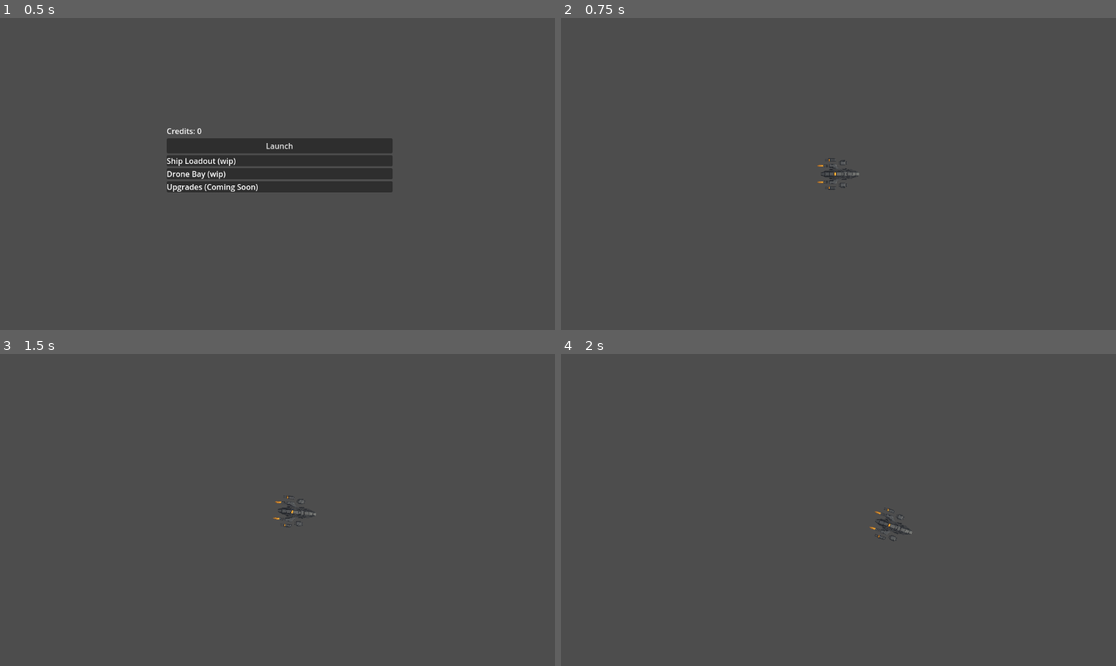
Above: before the commit, frames 1-4 (two rows, left to right).
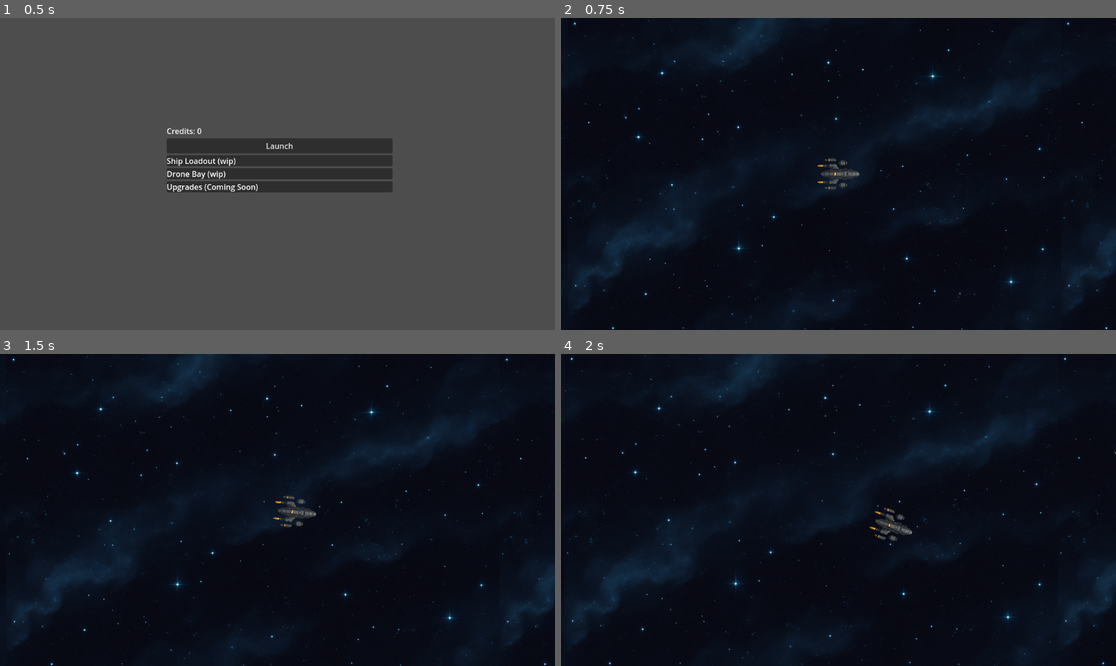
Above: after the commit, the same moments.

Repository: samjhill/echo-sector
Game: Godot game, scene res://hangar.tscn
Two runs of this game, one before a commit and one after it. Both use one fixed random seed, a clock stepped at 60 frames per second and the inputs below.
Inputs (mouse positions are in pixels of both pictures, inside the frame that each line leads up to):
- Up to frame 1 (0.5 s): no input
- Up to frame 2 (0.75 s): click "Launch" at 0.5 s
- Up to frame 3 (1.5 s): tap Enter at 1.25 s; move the mouse to (399, 494) at 1.27 s; hold Right (ui_right) from 1.28 s (still down); click (399, 494) at 1.42 s
- Up to frame 4 (2 s): keep holding Right (ui_right)

Frame 1 is identical in both runs. In frame 2, 100% of the frame differs, in the area x 0-100%, y 0-100%; in frame 3, 100%; in frame 4, 100%.

Commit message:
add background image

Diff:
--- a/enemy.gd
+++ b/enemy.gd
@@ -18,7 +18,7 @@
 	$LockRing.visible = is_locked
 
 func _physics_process(delta):
-	var player = get_tree().get_first_node_in_group("player")
+	var player = get_tree().get_first_node_in_group("players")
 	if player and is_instance_valid(player):
 		var direction = (player.global_position - global_position).normalized()
 		velocity = direction * speed
--- a/node_2d.tscn
+++ b/node_2d.tscn
@@ -6,6 +6,8 @@
 [ext_resource type="PackedScene" uid="uid://bp8drxdbtk7th" path="res://projectile.tscn" id="4_0hol4"]
 [ext_resource type="Script" uid="uid://becr0xadxiu00" path="res://abyss_manager.gd" id="5_q6r6c"]
 [ext_resource type="PackedScene" uid="uid://3cskooh7553h" path="res://exitGate.tscn" id="6_kdubu"]
+[ext_resource type="Texture2D" uid="uid://d1jbu5nbuijs1" path="res://starmap.png" id="7_d21ai"]
+[ext_resource type="Texture2D" uid="uid://b5yswutk2ywoo" path="res://starfield.png" id="8_rj586"]
 
 [node name="Game" type="Node2D"]
 script = ExtResource("1_epypp")
@@ -22,3 +24,24 @@
 [node name="AbyssManager" type="Node" parent="."]
 script = ExtResource("5_q6r6c")
 exit_gate_scene = ExtResource("6_kdubu")
+
+[node name="ParallaxBackground" type="ParallaxBackground" parent="."]
+
+[node name="ParallaxLayer" type="ParallaxLayer" parent="ParallaxBackground"]
+motion_scale = Vector2(0.3, 0.3)
+
+[node name="Sprite2D" type="Sprite2D" parent="ParallaxBackground/ParallaxLayer"]
+visible = false
+texture_repeat = 2
+position = Vector2(3857, 2473)
+rotation = 1.5708
+scale = Vector2(7.52271, 7.52271)
+texture = ExtResource("7_d21ai")
+
+[node name="TextureRect" type="TextureRect" parent="ParallaxBackground/ParallaxLayer"]
+offset_left = -1183.0
+offset_top = -1440.0
+offset_right = 5856.0
+offset_bottom = 5599.0
+texture = ExtResource("8_rj586")
+stretch_mode = 1
Not shown: 1 places in node_2d.tscn that only renumber resources
Binary file added: starfield.png
Not shown, added: starfield.png.import
Binary file added: starmap.png
Not shown, added: starmap.png.import
Not shown, changed: .github/workflows/web-export.yml
